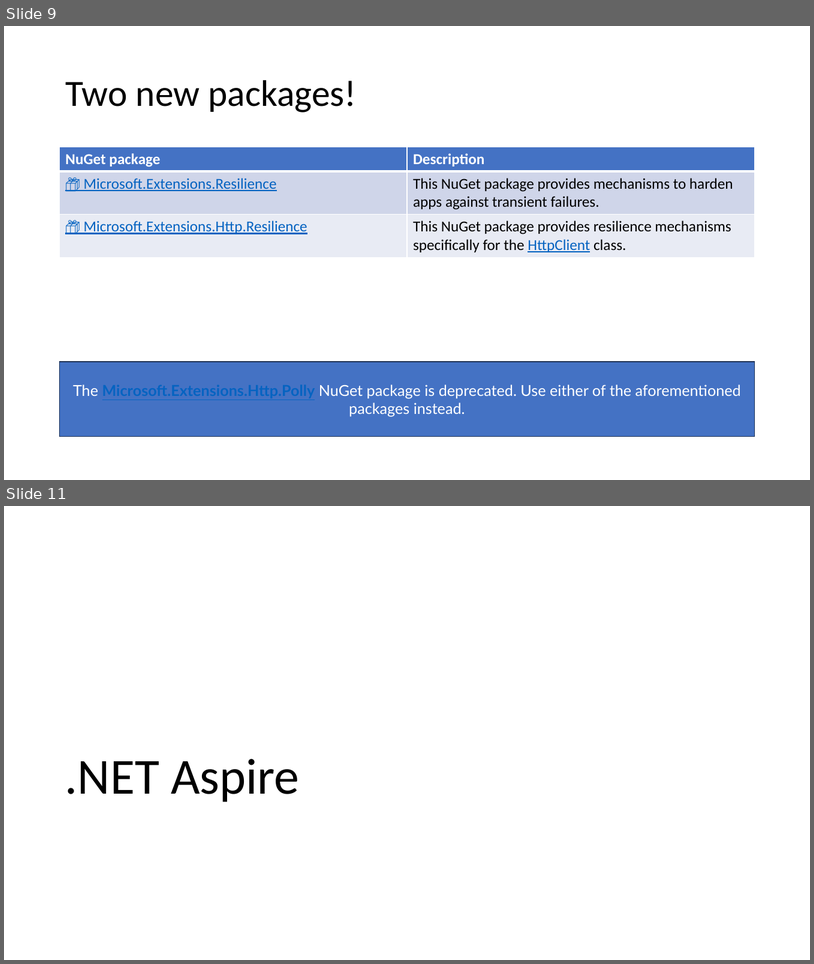
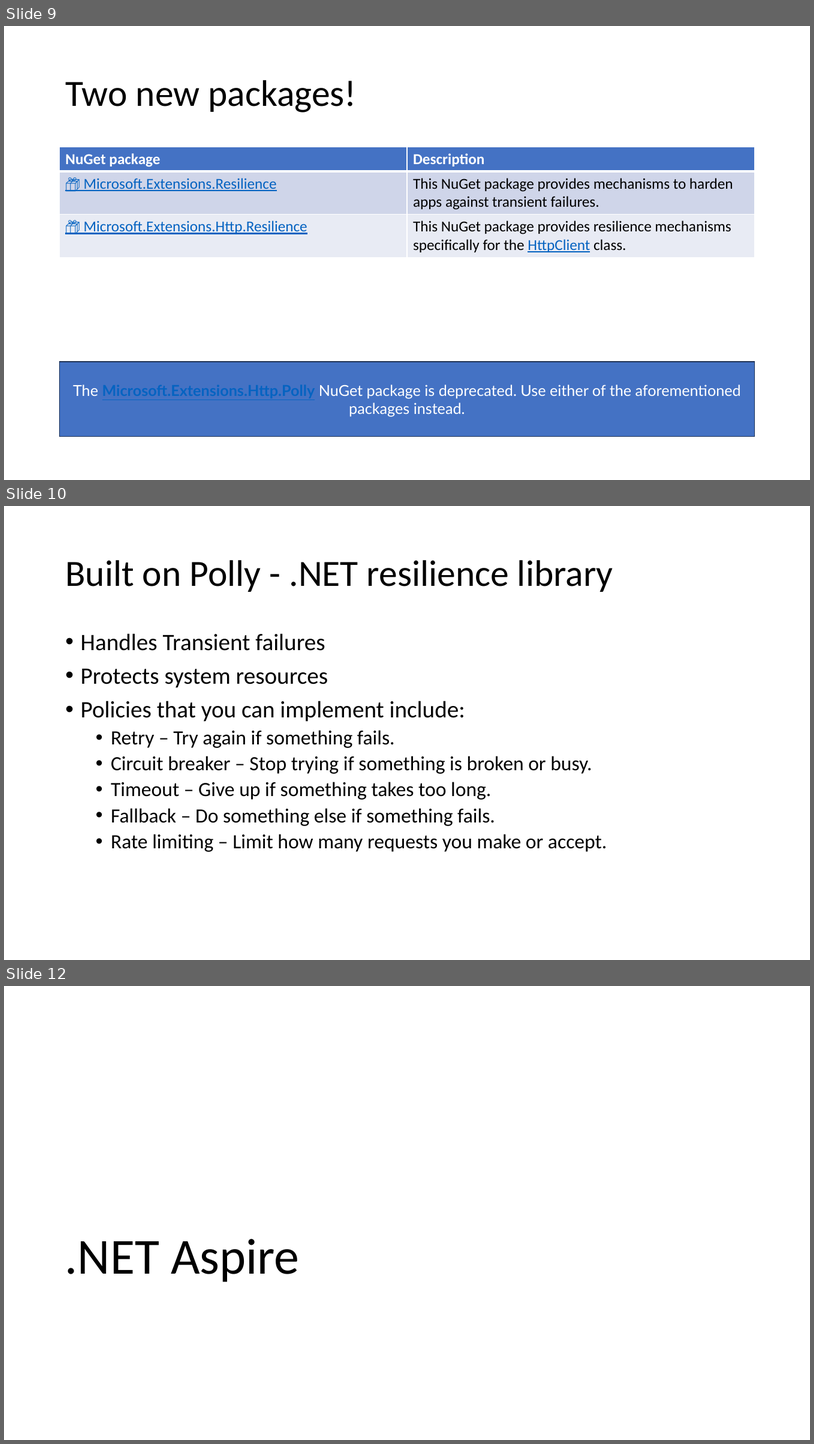
Before and after one commit to willvelida/talks, a slide deck: whats-new-cloud-native-dev-dotnet8/slide_deck.pptx. Shown one above the other, each under a label of ours: slides 9 and 11 before the commit, slides 9, 10 and 12 after it; the slides between them are not shown. The pictures are 814x964 and 814x1444 pixels, drawn with LibreOffice and Linux fonts; fonts in the diff are those of the drawing. Boxes give left, top, right and bottom in pixels: in the first picture for what was removed or moved away, otherwise in the second. Text is boxed around its words. In the diff, an @@ line names an element or a change of style, - is before the commit and + after.

```diff
--- a/whats-new-cloud-native-dev-dotnet8/slide_deck.pptx
+++ b/whats-new-cloud-native-dev-dotnet8/slide_deck.pptx
@@ slide 10 added at (4, 506, 810, 960), background #FFFFFF @@
@@ title added at (65, 560, 614, 592), 44 pt, text #000000 @@
+Built on Polly - .NET resilience library
@@ text added at (81, 633, 607, 852), 24 pt, text #000000 @@
+• Handles Transient failures
+• Protects system resources
+• Policies that you can implement include:
+  • Retry – Try again if something fails.
+  • Circuit breaker – Stop trying if something is broken or busy.
+  • Timeout – Give up if something takes too long.
+  • Fallback – Do something else if something fails.
+  • Rate limiting – Limit how many requests you make or accept.
@@ what was slide 11 is now slide 12 @@
```
Also in this commit, not shown: 1 slide changed.
